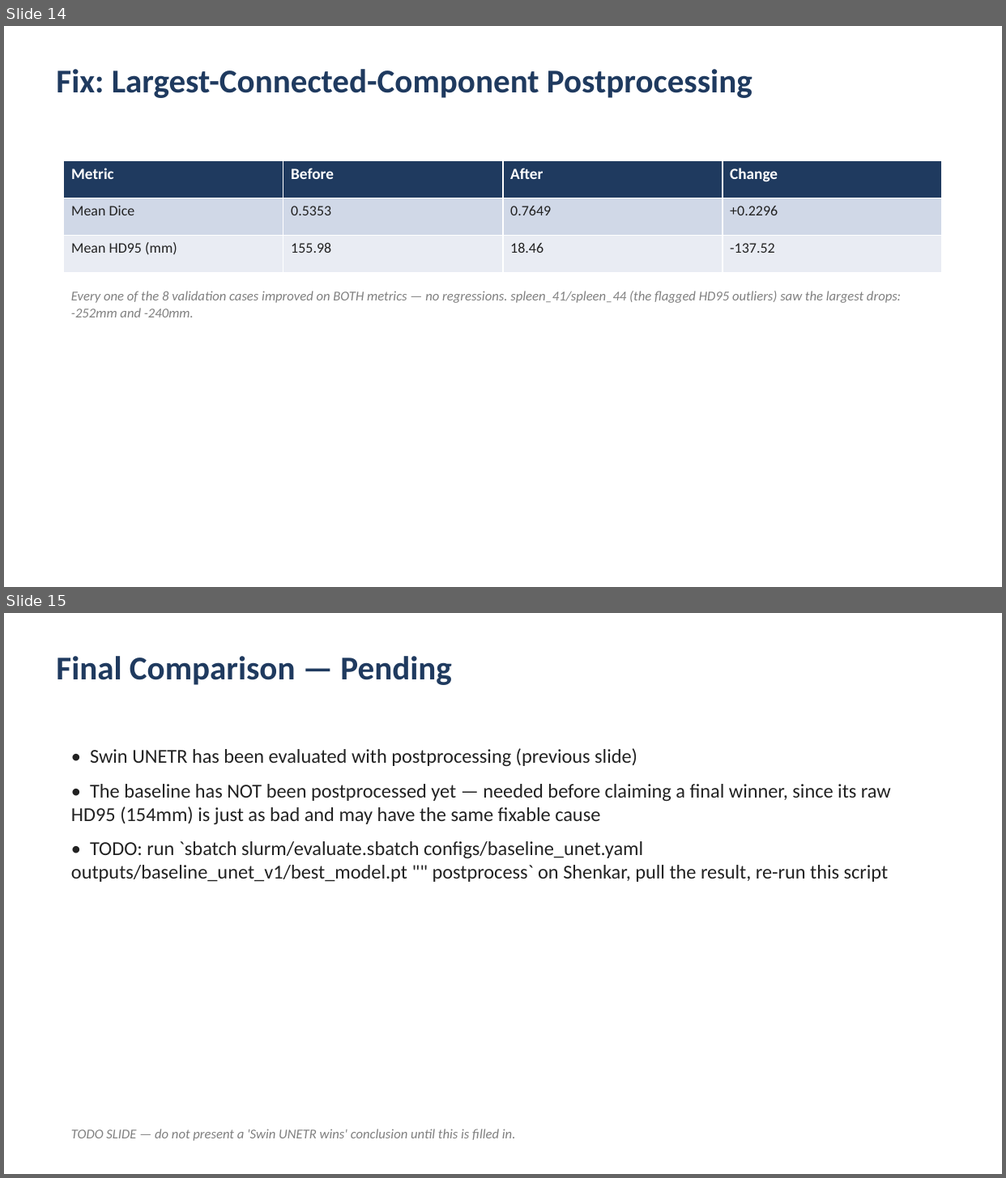
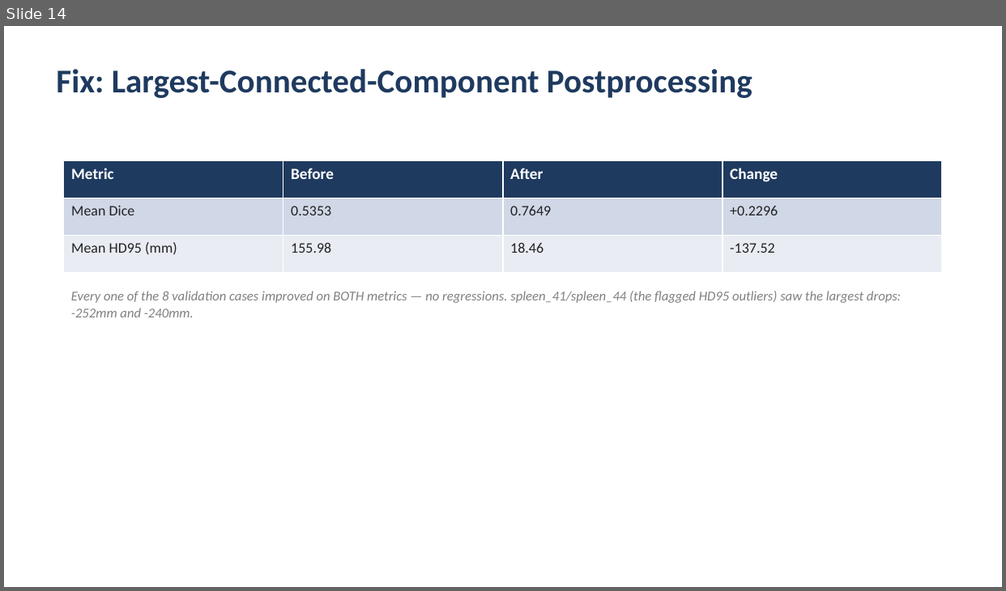
Before and after one commit to amiteliya1/Shenkar-AI-Final-Project, a slide deck: presentation/final_presentation.pptx. Shown one above the other, each under a label of ours: slides 14 and 15 before the commit, slide 14 after it. The pictures are 1006x1178 and 1006x591 pixels, drawn with LibreOffice and Linux fonts; fonts in the diff are those of the drawing. Boxes give left, top, right and bottom in pixels: in the first picture for what was removed or moved away, otherwise in the second. Text is boxed around its words. In the diff, an @@ line names an element or a change of style, - is before the commit and + after.

```diff
--- a/presentation/final_presentation.pptx
+++ b/presentation/final_presentation.pptx
@@ slide 15 removed at bbox=[4, 613, 1002, 1174], background #FFFFFF @@
@@ text removed at bbox=[56, 656, 452, 685] @@
-Final Comparison — Pending
@@ text removed at bbox=[71, 748, 891, 882] @@
-• Swin UNETR has been evaluated with postprocessing (previous slide)
-• The baseline has NOT been postprocessed yet — needed before claiming a final winner, since its raw HD95 (154mm) is just as bad and may have the same fixable cause
-• TODO: run `sbatch slurm/evaluate.sbatch configs/baseline_unet.yaml outputs/baseline_unet_v1/best_model.pt "" postprocess` on Shenkar, pull the result, re-run this script
@@ text removed at bbox=[71, 1129, 516, 1141] @@
-TODO SLIDE — do not present a 'Swin UNETR wins' conclusion until this is filled in.
```
Also in this commit, not shown: 3 slides changed, 1 slide added, 4 other files.
